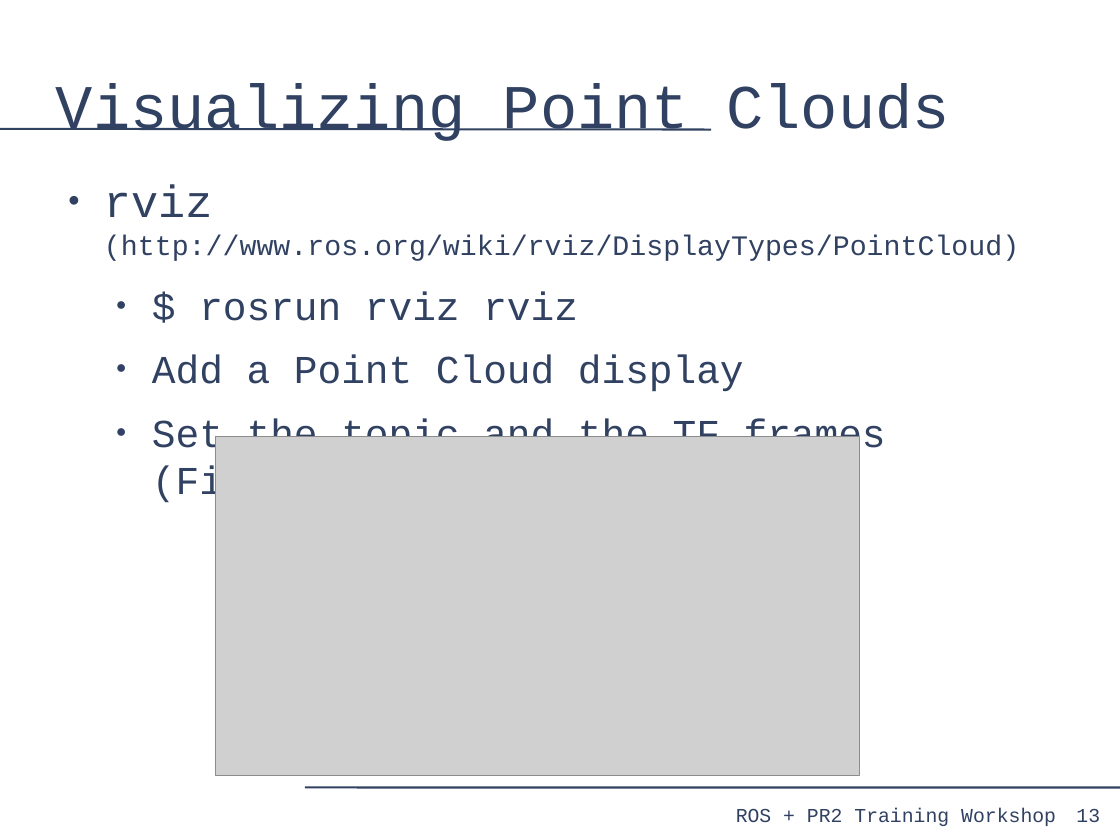
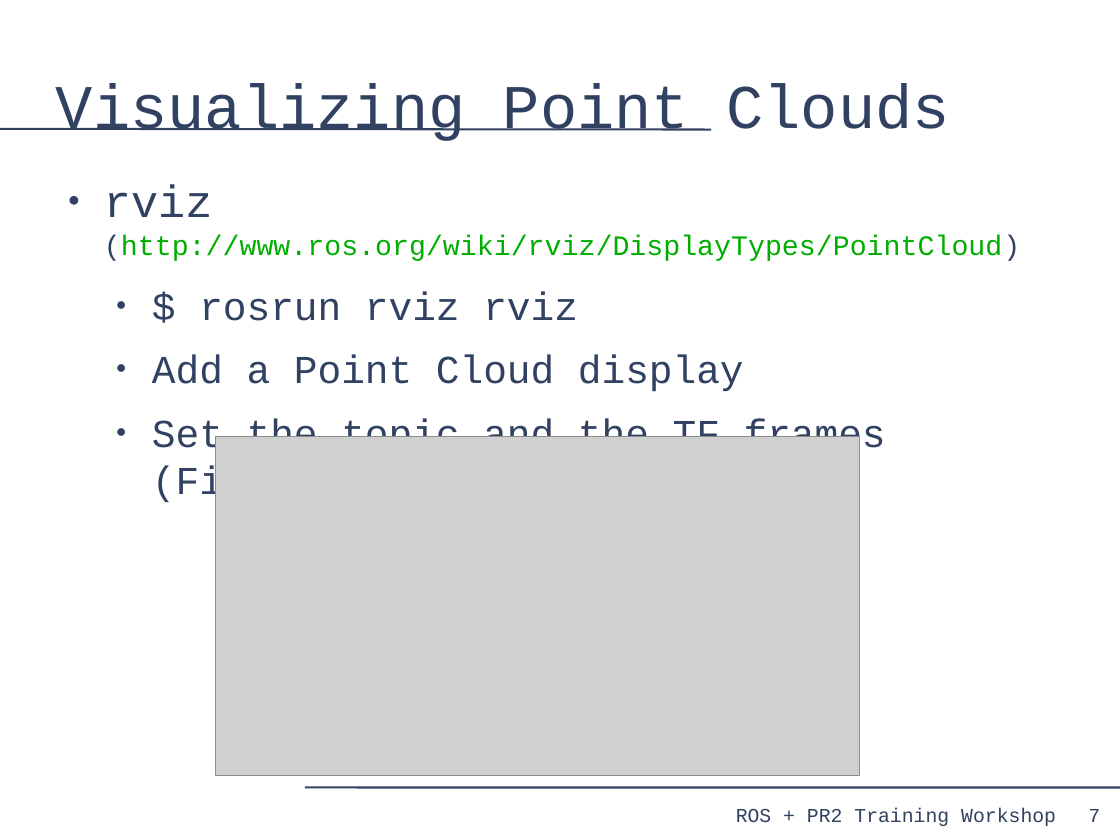
Before and after one commit to PR2/pr2_docs, a slide deck: slide 7 of pr2_training_workshop/processing_laser_data/slides.odp (slide 13 before the commit). Drawn at 1120x840 pixels with LibreOffice and Linux fonts; fonts in the diff are those of the drawing; grey boxes stand for pictures. Boxes give left, top, right and bottom in pixels: in the first picture for what was removed or moved away, otherwise in the second. Text is boxed around its words. In the diff, an @@ line names an element or a change of style, - is before the commit and + after.

```diff
--- a/pr2_training_workshop/processing_laser_data/slides.odp
+++ b/pr2_training_workshop/processing_laser_data/slides.odp
@@ text at [104,185,1020,261]: text colour #314162 to #00AE00 in "(http://www.ros.org/wiki/rviz/DisplayTypes/PointCloud)" @@
@@ page number at [1088,809,1100,822]: text changed @@
-13
+7
```
Also in this commit, not shown: 5 other slides changed, 20 slides added.
